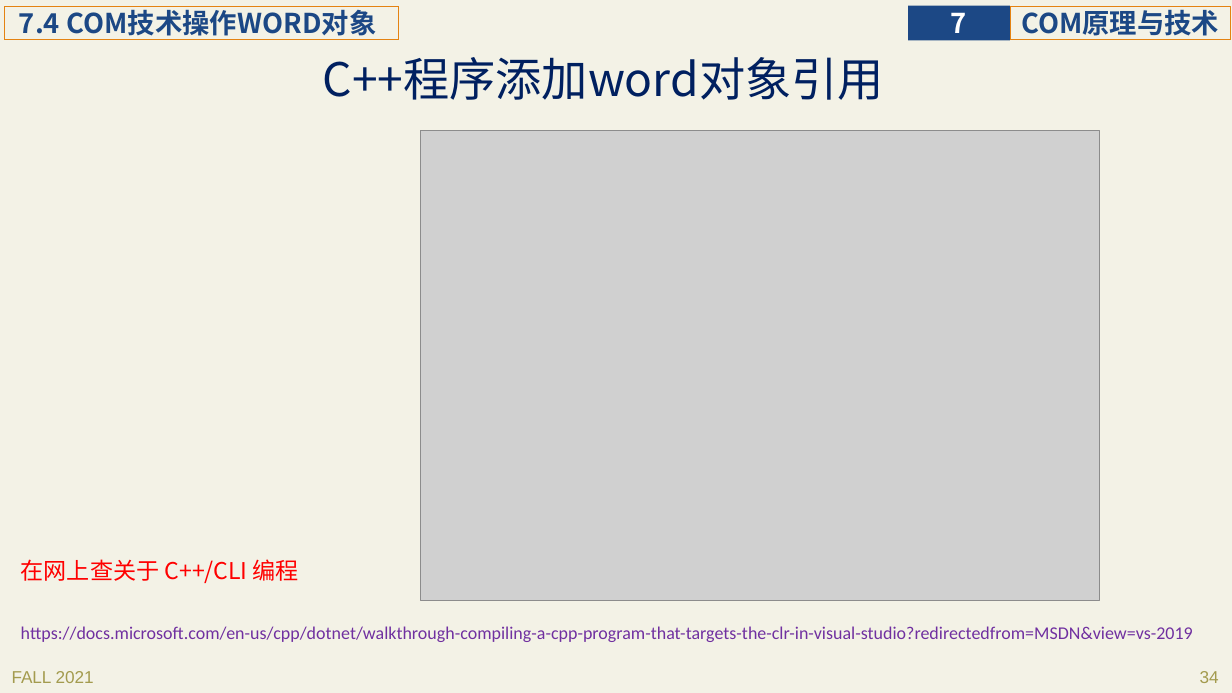
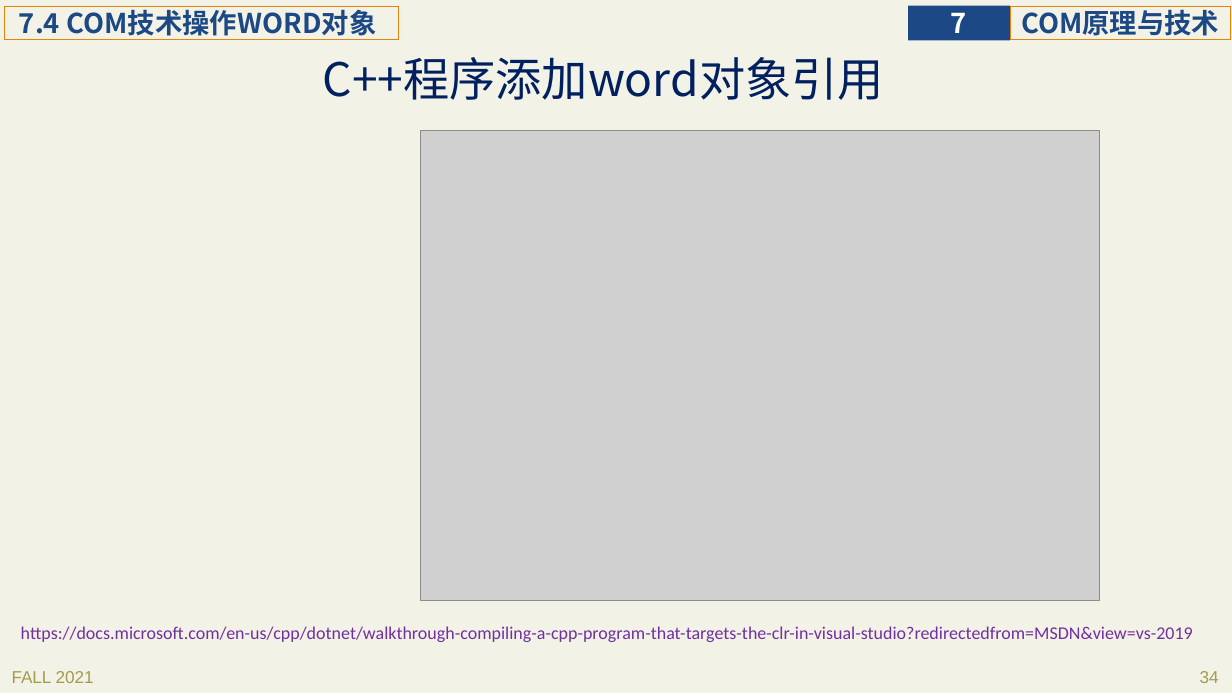
Before and after one commit to principleWindows/win-principle-2021, a slide deck: slide 34 of slides/instruction/principleWindows_7.pptx. Drawn at 1232x693 pixels with LibreOffice and Linux fonts; fonts in the diff are those of the drawing; grey boxes stand for pictures. Boxes give left, top, right and bottom in pixels: in the first picture for what was removed or moved away, otherwise in the second. Text is boxed around its words. In the diff, an @@ line names an element or a change of style, - is before the commit and + after.

```diff
--- a/slides/instruction/principleWindows_7.pptx
+++ b/slides/instruction/principleWindows_7.pptx
@@ text removed at (21,559,299,583) @@
-在网上查关于 C++/CLI 编程
```
Also in this commit, not shown: 4 other slides changed, 10 other files.
